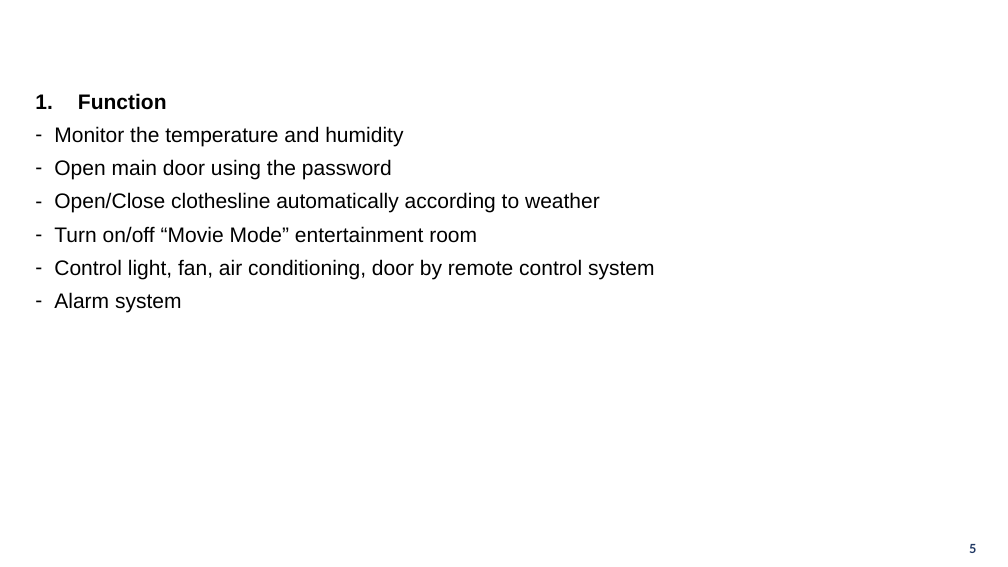
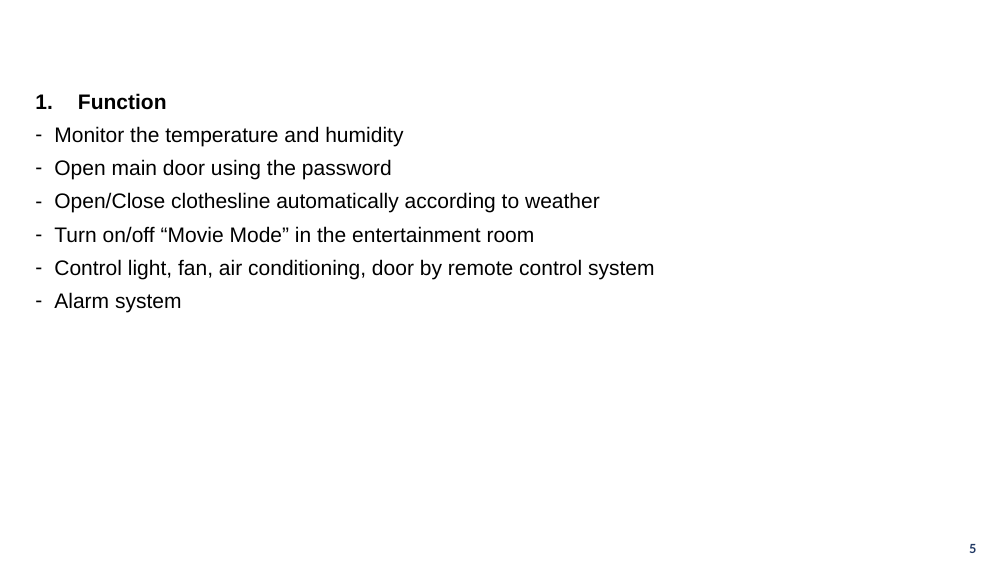
Before and after one commit to ndmbka2k/DATN, a slide deck: slide 5 of POWERPOINT/GraduationThesis_pp.pptx. Drawn at 1008x567 pixels with LibreOffice and Linux fonts; fonts in the diff are those of the drawing; background and template pictures are left out. Boxes give left, top, right and bottom in pixels: in the first picture for what was removed or moved away, otherwise in the second. Text is boxed around its words. In the diff, an @@ line names an element or a change of style, - is before the commit and + after.

```diff
--- a/POWERPOINT/GraduationThesis_pp.pptx
+++ b/POWERPOINT/GraduationThesis_pp.pptx
@@ text at box(54, 226, 535, 243): text changed @@
-– Turn on/off “Movie Mode” entertainment room
+– Turn on/off “Movie Mode” in the entertainment room
```
Also in this commit, not shown: 5 other slides changed, 4 other files.
